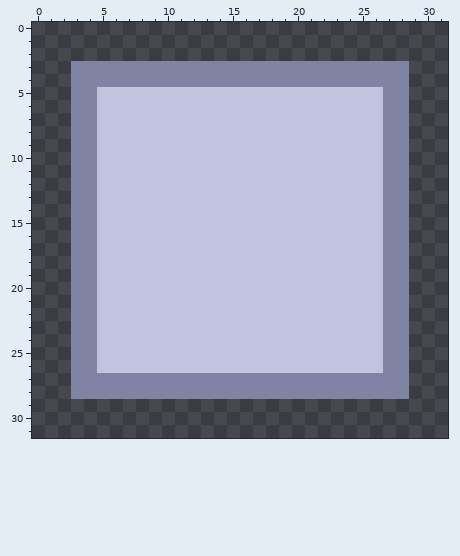
Pixel-art sprite: src/org/concord/energy2d/system/resources/rectangle.png. The picture above is the old version.
The file is 32x32 pixels. Colours within 5 levels of each other are drawn and written as one.
After:
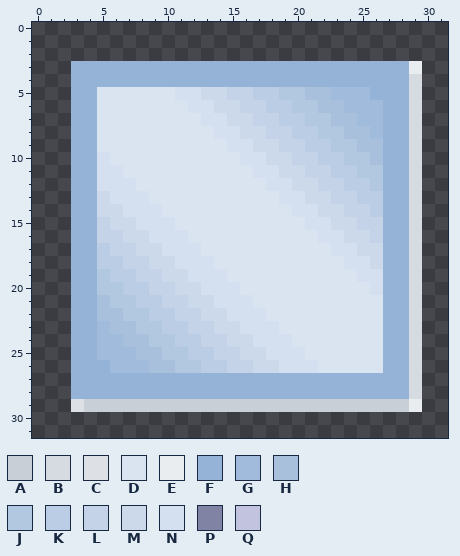
Palette (. is transparent): A #c8cfd7  B #d6dbe1  C #dde1e6  D #dae4f1  E #eaedf0  F #95b3d7  G #a0bbdb  H #a9c0dd  J #b2c7e0  K #bbcde4  L #c4d3e8  M #ccd9eb  N #d4e0ef  P #8183a4  Q #c2c3df
What changed:
@@ x 0..31 @@
  2 ................................
- 3 ...PPPPPPPPPPPPPPPPPPPPPPPPPP...
- 4 ...PPPPPPPPPPPPPPPPPPPPPPPPPP...
- 5 ...PPQQQQQQQQQQQQQQQQQQQQQQPP...
- 6 ...PPQQQQQQQQQQQQQQQQQQQQQQPP...
- 7 ...PPQQQQQQQQQQQQQQQQQQQQQQPP...
- 8 ...PPQQQQQQQQQQQQQQQQQQQQQQPP...
- 9 ...PPQQQQQQQQQQQQQQQQQQQQQQPP...
-10 ...PPQQQQQQQQQQQQQQQQQQQQQQPP...
-11 ...PPQQQQQQQQQQQQQQQQQQQQQQPP...
-12 ...PPQQQQQQQQQQQQQQQQQQQQQQPP...
-13 ...PPQQQQQQQQQQQQQQQQQQQQQQPP...
-14 ...PPQQQQQQQQQQQQQQQQQQQQQQPP...
-15 ...PPQQQQQQQQQQQQQQQQQQQQQQPP...
-16 ...PPQQQQQQQQQQQQQQQQQQQQQQPP...
-17 ...PPQQQQQQQQQQQQQQQQQQQQQQPP...
-18 ...PPQQQQQQQQQQQQQQQQQQQQQQPP...
-19 ...PPQQQQQQQQQQQQQQQQQQQQQQPP...
-20 ...PPQQQQQQQQQQQQQQQQQQQQQQPP...
-21 ...PPQQQQQQQQQQQQQQQQQQQQQQPP...
-22 ...PPQQQQQQQQQQQQQQQQQQQQQQPP...
-23 ...PPQQQQQQQQQQQQQQQQQQQQQQPP...
-24 ...PPQQQQQQQQQQQQQQQQQQQQQQPP...
-25 ...PPQQQQQQQQQQQQQQQQQQQQQQPP...
-26 ...PPQQQQQQQQQQQQQQQQQQQQQQPP...
-27 ...PPPPPPPPPPPPPPPPPPPPPPPPPP...
-28 ...PPPPPPPPPPPPPPPPPPPPPPPPPP...
-29 ................................
+ 3 ...FFFFFFFFFFFFFFFFFFFFFFFFFFE..
+ 4 ...FFFFFFFFFFFFFFFFFFFFFFFFFFB..
+ 5 ...FFDDDDDDNNMMLLKKJJHHGGGFFFB..
+ 6 ...FFDDDDDDDNNMMLLKKJJHHGGGFFB..
+ 7 ...FFDDDDDDDDNNMMLLKKJJHHGGFFB..
+ 8 ...FFDDDDDDDDDNNMMLLKKJJHHGFFB..
+ 9 ...FFDDDDDDDDDDNNMMLLKKJJHHFFB..
+10 ...FFNDDDDDDDDDDNNMMLLKKJJHFFB..
+11 ...FFNNDDDDDDDDDDNNMMLLKKJJFFB..
+12 ...FFNNNDDDDDDDDDDNNMMLLKKJFFB..
+13 ...FFMNNNDDDDDDDDDDNNMMLLKKFFB..
+14 ...FFMMNNNDDDDDDDDDDNNMMLLKFFB..
+15 ...FFLMMNNNDDDDDDDDDDNNMMLLFFB..
+16 ...FFLLMMNNNDDDDDDDDDDNNMMLFFB..
+17 ...FFKLLMMNNNDDDDDDDDDDNNMMFFB..
+18 ...FFKKLLMMNNNDDDDDDDDDDNNMFFB..
+19 ...FFJKKLLMMNNNDDDDDDDDDDNNFFB..
+20 ...FFJJKKLLMMNNNDDDDDDDDDDNFFB..
+21 ...FFHJJKKLLMMNNNDDDDDDDDDDFFB..
+22 ...FFHHJJKKLLMMNNNDDDDDDDDDFFB..
+23 ...FFGHHJJKKLLMMNNNDDDDDDDDFFB..
+24 ...FFGGHHJJKKLLMMNNNDDDDDDDFFB..
+25 ...FFGGGHHJJKKLLMMNNNDDDDDDFFB..
+26 ...FFFGGGHHJJKKLLMMNNNDDDDDFFB..
+27 ...FFFFFFFFFFFFFFFFFFFFFFFFFFB..
+28 ...FFFFFFFFFFFFFFFFFFFFFFFFFFB..
+29 ...CAAAAAAAAAAAAAAAAAAAAAAAAAE..
 30 ................................
